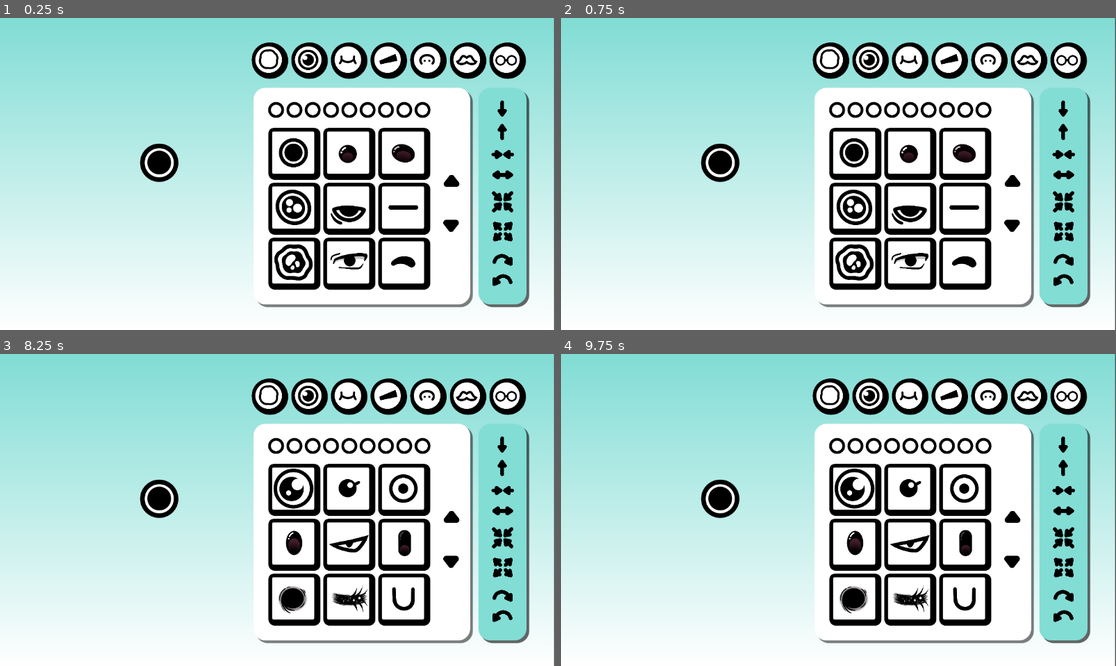
Above: before the commit, frames 1-4 (two rows, left to right).
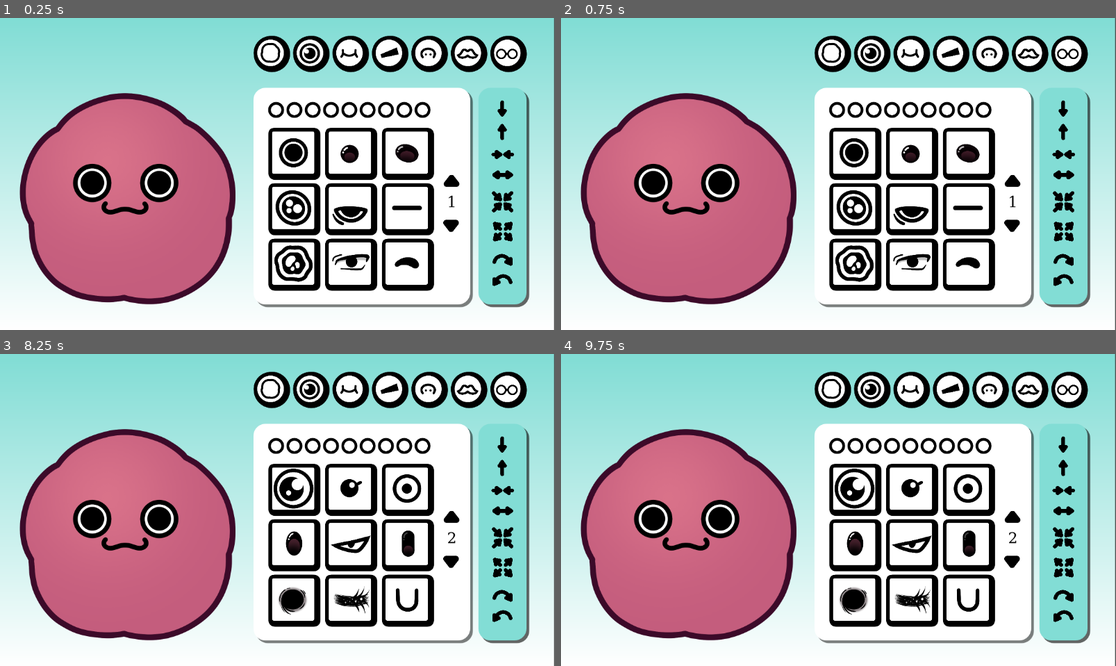
Above: after the commit, the same moments.

Repository: MoaOrLess/FloofMaker
Game: Godot game, scene res://SCENES/learning_2.tscn
Two runs of this game, one before a commit and one after it. Both use one fixed random seed, a clock stepped at 60 frames per second and the inputs below. This scene is started directly instead of the project's main scene.
Inputs (mouse positions are in pixels of both pictures, inside the frame that each line leads up to):
- Up to frame 1 (0.25 s): no input
- Up to frame 2 (0.75 s): click (855, 155) at 0.52 s
- Up to frame 3 (8.25 s): click (349, 491) at 1.27 s; click (405, 491) at 2.02 s; click (294, 544) at 2.77 s; click (349, 544) at 3.52 s; click (405, 544) at 4.27 s; click (294, 600) at 5.02 s; click (349, 600) at 5.77 s; click (405, 600) at 6.52 s; click (449, 516) at 7.25 s; click (449, 563) at 8 s
- Up to frame 4 (9.75 s): click (832, 397) at 8.77 s; click (871, 388) at 9.52 s

The runs differ from the first frame. In frame 1, 29% of the frame differs, in the area x 3-95%, y 5-92%; in frame 2, 29%; in frame 3, 29%; in frame 4, 29%.

Commit message:
Button art smaller and mouth body prefabs set up

Diff:
--- /dev/null
+++ b/SCENES/Body_prefab.tscn
@@ -0,0 +1,8 @@
+[gd_scene load_steps=2 format=3 uid="uid://b7mb1gq2r5806"]
+
+[ext_resource type="Texture2D" uid="uid://wvyqnci4huwn" path="res://ART/Body Classic.png" id="1_s4ui3"]
+
+[node name="BodyPrefab" type="Node2D"]
+
+[node name="BodySprite" type="Sprite2D" parent="."]
+texture = ExtResource("1_s4ui3")
--- a/SCENES/Button_prefab_1.tscn
+++ b/SCENES/Button_prefab_1.tscn
@@ -5,22 +5,17 @@
 [ext_resource type="Texture2D" uid="uid://cde7vehmjp1a7" path="res://ART/Button On.png" id="2_q2v3w"]
 [ext_resource type="Texture2D" uid="uid://m10updmwr6rc" path="res://ART/Eye Stare.png" id="3_g8ou5"]
 
-[node name="OptionButtonPrefab" type="Control"]
-layout_mode = 3
-anchors_preset = 0
-script = ExtResource("1_ve7tg")
-
-[node name="OptionButton" type="TextureButton" parent="."]
-layout_mode = 0
+[node name="OptionButton" type="TextureButton"]
 offset_right = 135.0
 offset_bottom = 135.0
 texture_normal = ExtResource("1_svggt")
 texture_pressed = ExtResource("2_q2v3w")
+script = ExtResource("1_ve7tg")
 
-[node name="OptionSprite" type="Sprite2D" parent="OptionButton"]
+[node name="OptionSprite" type="Sprite2D" parent="."]
 position = Vector2(145, 143)
 texture = ExtResource("3_g8ou5")
 
-[connection signal="button_down" from="OptionButton" to="." method="_on_option_button_button_down"]
-[connection signal="button_up" from="OptionButton" to="." method="_on_option_button_button_up"]
-[connection signal="pressed" from="OptionButton" to="." method="_on_option_button_pressed"]
+[connection signal="button_down" from="." to="." method="_on_button_down"]
+[connection signal="button_up" from="." to="." method="_on_button_up"]
+[connection signal="pressed" from="." to="." method="_on_pressed"]
--- a/SCENES/Button_prefab_2.tscn
+++ b/SCENES/Button_prefab_2.tscn
@@ -5,22 +5,17 @@
 [ext_resource type="Texture2D" uid="uid://buhgsv216h2ae" path="res://ART/Round Button On.png" id="3_ui6k6"]
 [ext_resource type="Texture2D" uid="uid://qq736aul3ary" path="res://ART/Body Icon.png" id="4_rdaw5"]
 
-[node name="CategoryButtonPrefab" type="Control"]
-layout_mode = 3
-anchors_preset = 0
-script = ExtResource("1_p4tqh")
-
-[node name="CategoryButton" type="TextureButton" parent="."]
-layout_mode = 0
+[node name="CategoryButton" type="TextureButton"]
 offset_right = 135.0
 offset_bottom = 135.0
 texture_normal = ExtResource("2_w7j8t")
 texture_pressed = ExtResource("3_ui6k6")
+script = ExtResource("1_p4tqh")
 
-[node name="CategorySprite" type="Sprite2D" parent="CategoryButton"]
-position = Vector2(142, 143)
+[node name="CategorySprite" type="Sprite2D" parent="."]
+position = Vector2(101, 105)
 texture = ExtResource("4_rdaw5")
 
-[connection signal="button_down" from="CategoryButton" to="." method="_on_option_button_button_down"]
-[connection signal="button_up" from="CategoryButton" to="." method="_on_option_button_button_up"]
-[connection signal="pressed" from="CategoryButton" to="." method="_on_option_button_pressed"]
+[connection signal="button_down" from="." to="." method="_on_button_down"]
+[connection signal="button_up" from="." to="." method="_on_button_up"]
+[connection signal="pressed" from="." to="." method="_on_pressed"]
--- /dev/null
+++ b/SCENES/Mouth_prefab.tscn
@@ -0,0 +1,8 @@
+[gd_scene load_steps=2 format=3 uid="uid://c8d2abrj4fajm"]
+
+[ext_resource type="Texture2D" uid="uid://drah0svuy34no" path="res://ART/Mouth Tree.png" id="1_ftqtr"]
+
+[node name="MouthPrefab" type="Node2D"]
+
+[node name="MouthSprite" type="Sprite2D" parent="."]
+texture = ExtResource("1_ftqtr")
--- a/SCENES/button_prefab_1.gd
+++ b/SCENES/button_prefab_1.gd
@@ -2,7 +2,7 @@
 
 
 @onready var option_button: TextureButton = $OptionButton
-@onready var option_sprite: Sprite2D = $OptionButton/OptionSprite
+@onready var option_sprite: Sprite2D = $OptionSprite
 
 var pos_offset = Vector2(10,10)
 var base_pos = Vector2(143,143)
@@ -17,12 +17,13 @@
 
 
 
-func _on_option_button_pressed() -> void:
-	pass
+func _on_pressed() -> void:
+	pass # Replace with function body.
 
-func _on_option_button_button_up() -> void:
+
+func _on_button_up() -> void:
 	option_sprite.position = base_pos
 
 
-func _on_option_button_button_down() -> void:
+func _on_button_down() -> void:
 	option_sprite.position = base_pos + pos_offset
--- a/SCENES/button_prefab_2.gd
+++ b/SCENES/button_prefab_2.gd
@@ -1,9 +1,10 @@
 extends Control
 
 
-var pos_offset = Vector2(10,10)
-var base_pos = Vector2(143,143)
-@onready var category_sprite: Sprite2D = $CategoryButton/CategorySprite
+var pos_offset = Vector2(8,7)
+var base_pos = Vector2(101,105)
+@onready var category_sprite: Sprite2D = $CategorySprite
+@onready var category_button: TextureButton = $"."
 @onready var LEARNING_2 = preload("res://SCENES/learning_2.tscn")
 
 func _ready() -> void:
@@ -15,12 +16,14 @@
 	pass
 
 
-func _on_option_button_pressed() -> void:
-	pass
 
-func _on_option_button_button_up() -> void:
+func _on_button_down() -> void:
+	category_sprite.position = base_pos + pos_offset
+
+
+func _on_button_up() -> void:
 	category_sprite.position = base_pos
 
 
-func _on_option_button_button_down() -> void:
-	category_sprite.position = base_pos + pos_offset
+func _on_pressed() -> void:
+	pass # Replace with function body.
--- /dev/null
+++ b/SCENES/eye_prefab.gd
@@ -0,0 +1,16 @@
+extends Node2D
+
+@onready var eye_sprite: Sprite2D = $EyeSprite
+const EYE_STARE = preload("res://ART/Eye Stare.png")
+
+# Called when the node enters the scene tree for the first time.
+func _ready() -> void:
+	var eye_mirror = Sprite2D.new()
+	add_child(eye_mirror)
+	eye_mirror.texture = EYE_STARE
+	eye_mirror.position = Vector2(-139,0)
+
+
+# Called every frame. 'delta' is the elapsed time since the previous frame.
+func _process(delta: float) -> void:
+	pass
--- a/SCENES/eye_prefab.tscn
+++ b/SCENES/eye_prefab.tscn
@@ -1,8 +1,10 @@
-[gd_scene load_steps=2 format=3 uid="uid://c87vojqg64ada"]
+[gd_scene load_steps=3 format=3 uid="uid://c87vojqg64ada"]
 
+[ext_resource type="Script" path="res://SCENES/eye_prefab.gd" id="1_gt2oi"]
 [ext_resource type="Texture2D" uid="uid://m10updmwr6rc" path="res://ART/Eye Stare.png" id="1_sstrx"]
 
 [node name="EyePrefab" type="Node2D"]
+script = ExtResource("1_gt2oi")
 
 [node name="EyeSprite" type="Sprite2D" parent="."]
 position = Vector2(139, 0)
--- a/SCENES/learning_2.gd
+++ b/SCENES/learning_2.gd
@@ -50,6 +50,8 @@
 const MOUTH_ICON = preload("res://ART/Mouth Icon.png")
 const NOSE_ICON = preload("res://ART/Nose Icon.png")
 
+@onready var page_number: Label = $"UI/MainPanel/Page Number"
+
 
 var EyeOption = [EYE_STARE, EYE_ROUND, EYE_CLASSIC, EYE_BIG, EYE_DONE, EYE_LINE_,EYE_WOBLE, EYE_ANIME,
 EYE_BLINK, EYE_CROSSED, EYE_GURL, EYE_INTENSE, EYE_KIRBY, EYE_SHARP, EYE_TIC_TAC, EYE_TRAUMA, EYE_TWINKLE, EYE_U]
@@ -61,6 +63,10 @@
 
 var page_index
 var page = 0
+var EYES
+var MOUTHS
+var category_index
+
 
 # Called when the node enters the scene tree for the first time.
 func _ready() -> void:
@@ -70,49 +76,65 @@
 
 # Called every frame. 'delta' is the elapsed time since the previous frame.
 func _process(delta: float) -> void:
-	print(page_index)
+	number_page()
+
+func number_page():
+	page_number.text = str(page + 1)
 
 func create_eye_option_buttons():
 	for index_on_page in 9:
-			var button = BUTTON_PREFAB.instantiate()
-			var sprite = button.get_node("OptionButton/OptionSprite")
-			var index = index_on_page + (page * 9)
-			if index >= EyeOption.size():
-				break
-			sprite.texture = EyeOption[index]
-			option_container.add_child(button)
+		var button = BUTTON_PREFAB.instantiate()
+		var sprite = button.get_node("OptionSprite")
+		var index = index_on_page + (page * 9)
+		if index >= EyeOption.size():
+			break
+		sprite.texture = EyeOption[index]
+		option_container.add_child(button)
 
 
-func clear_eye_option_buttons():
+func clear_option_buttons():
 	for child in option_container.get_children():
 		option_container.remove_child(child)
 
 
 func create_mouth_option_buttons():
-	for mouth_sprite in MouthOption:
+	for index_on_page in 9:
 		var button = BUTTON_PREFAB.instantiate()
-		var sprite = button.get_node("OptionButton/OptionSprite")
-		sprite.texture = mouth_sprite
-		#sprite.scale = Vector2(0.85,0.85)
+		var sprite = button.get_node("OptionSprite")
+		var index = index_on_page + (page * 9)
+		if index >= MouthOption.size():
+			break
+		sprite.texture = MouthOption[index]
 		option_container.add_child(button)
 
+#func create_mouth_option_buttons():
+	#for mouth_sprite in MouthOption:
+		#var button = BUTTON_PREFAB.instantiate()
+		#var sprite = button.get_node("OptionButton/OptionSprite")
+		#sprite.texture = mouth_sprite
+		#sprite.scale = Vector2(0.85,0.85)
+		#option_container.add_child(button)
+
 func create_Icon_option_buttons():
-	for category_sprite in CategoryOption:
+	for category_index in 7:
 		var roundButton = ROUND_BUTTON_PREFAB.instantiate()
-		var categorysprite = roundButton.get_node("CategoryButton/CategorySprite")
-		categorysprite.texture = category_sprite
+		var categorysprite = roundButton.get_node("CategorySprite")
+		categorysprite.texture = CategoryOption[category_index]
 		#sprite.scale = Vector2(0.85,0.85)
 		h_box_container.add_child(roundButton)
+		roundButton.pressed.connect(category_button_pressed.bind(category_index))
+		print(category_index)
 
 
 func page_mouth():
+	clear_option_buttons()
 	create_mouth_option_buttons()
 
 
 func _on_page_up_pressed() -> void:
 	if page > 0:
 		page -= 1
-		clear_eye_option_buttons()
+		clear_option_buttons()
 		create_eye_option_buttons()
 
 
@@ -120,5 +142,13 @@
 func _on_page_down_pressed() -> void:
 	if (page + 1) * 9 < EyeOption.size():
 		page += 1
-		clear_eye_option_buttons()
+		clear_option_buttons()
 		create_eye_option_buttons()
+
+
+func category_button_pressed():
+	print("works")
+	if category_index == 0:
+		print("WORKS")
+	if  CategoryOption[1]:
+		print("WORKSSSSSSSSSSS")
--- a/SCENES/learning_2.tscn
+++ b/SCENES/learning_2.tscn
@@ -11,6 +11,8 @@
 [ext_resource type="Texture2D" uid="uid://bhnkuevux1xvj" path="res://ART/Arrow Grow.png" id="6_66r7e"]
 [ext_resource type="Texture2D" uid="uid://2snsbexgctnm" path="res://ART/Arrow Rotate.png" id="7_q66o3"]
 [ext_resource type="PackedScene" uid="uid://c87vojqg64ada" path="res://SCENES/eye_prefab.tscn" id="9_kudht"]
+[ext_resource type="PackedScene" uid="uid://b7mb1gq2r5806" path="res://SCENES/Body_prefab.tscn" id="10_oeyuo"]
+[ext_resource type="PackedScene" uid="uid://c8d2abrj4fajm" path="res://SCENES/Mouth_prefab.tscn" id="11_32im6"]
 
 [sub_resource type="Gradient" id="Gradient_hgyj7"]
 colors = PackedColorArray(0.505882, 0.866667, 0.835294, 1, 1, 1, 1, 1)
@@ -32,6 +34,166 @@
 shadow_size = 1
 shadow_offset = Vector2(5, 5)
 
+[sub_resource type="FontFile" id="FontFile_nelsi"]
+cache/0/16/0/ascent = 0.0
+cache/0/16/0/descent = 0.0
+cache/0/16/0/underline_position = 0.0
+cache/0/16/0/underline_thickness = 0.0
+cache/0/16/0/scale = 1.0
+cache/0/26/0/ascent = 0.0
+cache/0/26/0/descent = 0.0
+cache/0/26/0/underline_position = 0.0
+cache/0/26/0/underline_thickness = 0.0
+cache/0/26/0/scale = 1.0
+cache/0/31/0/ascent = 0.0
+cache/0/31/0/descent = 0.0
+cache/0/31/0/underline_position = 0.0
+cache/0/31/0/underline_thickness = 0.0
+cache/0/31/0/scale = 1.0
+cache/0/41/0/ascent = 0.0
+cache/0/41/0/descent = 0.0
+cache/0/41/0/underline_position = 0.0
+cache/0/41/0/underline_thickness = 0.0
+cache/0/41/0/scale = 1.0
+cache/0/56/0/ascent = 0.0
+cache/0/56/0/descent = 0.0
+cache/0/56/0/underline_position = 0.0
+cache/0/56/0/underline_thickness = 0.0
+cache/0/56/0/scale = 1.0
+cache/0/61/0/ascent = 0.0
+cache/0/61/0/descent = 0.0
+cache/0/61/0/underline_position = 0.0
+cache/0/61/0/underline_thickness = 0.0
+cache/0/61/0/scale = 1.0
+cache/0/66/0/ascent = 0.0
+cache/0/66/0/descent = 0.0
+cache/0/66/0/underline_position = 0.0
+cache/0/66/0/underline_thickness = 0.0
+cache/0/66/0/scale = 1.0
+cache/0/81/0/ascent = 0.0
+cache/0/81/0/descent = 0.0
+cache/0/81/0/underline_position = 0.0
+cache/0/81/0/underline_thickness = 0.0
+cache/0/81/0/scale = 1.0
+cache/0/86/0/ascent = 0.0
+cache/0/86/0/descent = 0.0
+cache/0/86/0/underline_position = 0.0
+cache/0/86/0/underline_thickness = 0.0
+cache/0/86/0/scale = 1.0
+cache/0/111/0/ascent = 0.0
+cache/0/111/0/descent = 0.0
+cache/0/111/0/underline_position = 0.0
+cache/0/111/0/underline_thickness = 0.0
+cache/0/111/0/scale = 1.0
+cache/0/116/0/ascent = 0.0
+cache/0/116/0/descent = 0.0
+cache/0/116/0/underline_position = 0.0
+cache/0/116/0/underline_thickness = 0.0
+cache/0/116/0/scale = 1.0
+cache/0/126/0/ascent = 0.0
+cache/0/126/0/descent = 0.0
+cache/0/126/0/underline_position = 0.0
+cache/0/126/0/underline_thickness = 0.0
+cache/0/126/0/scale = 1.0
+cache/0/131/0/ascent = 0.0
+cache/0/131/0/descent = 0.0
+cache/0/131/0/underline_position = 0.0
+cache/0/131/0/underline_thickness = 0.0
+cache/0/131/0/scale = 1.0
+cache/0/121/0/ascent = 0.0
+cache/0/121/0/descent = 0.0
+cache/0/121/0/underline_position = 0.0
+cache/0/121/0/underline_thickness = 0.0
+cache/0/121/0/scale = 1.0
+cache/0/101/0/ascent = 0.0
+cache/0/101/0/descent = 0.0
+cache/0/101/0/underline_position = 0.0
+cache/0/101/0/underline_thickness = 0.0
+cache/0/101/0/scale = 1.0
+cache/0/76/0/ascent = 0.0
+cache/0/76/0/descent = 0.0
+cache/0/76/0/underline_position = 0.0
+cache/0/76/0/underline_thickness = 0.0
+cache/0/76/0/scale = 1.0
+cache/0/71/0/ascent = 0.0
+cache/0/71/0/descent = 0.0
+cache/0/71/0/underline_position = 0.0
+cache/0/71/0/underline_thickness = 0.0
+cache/0/71/0/scale = 1.0
+cache/0/51/0/ascent = 0.0
+cache/0/51/0/descent = 0.0
+cache/0/51/0/underline_position = 0.0
+cache/0/51/0/underline_thickness = 0.0
+cache/0/51/0/scale = 1.0
+cache/0/46/0/ascent = 0.0
+cache/0/46/0/descent = 0.0
+cache/0/46/0/underline_position = 0.0
+cache/0/46/0/underline_thickness = 0.0
+cache/0/46/0/scale = 1.0
+cache/0/36/0/ascent = 0.0
+cache/0/36/0/descent = 0.0
+cache/0/36/0/underline_position = 0.0
+cache/0/36/0/underline_thickness = 0.0
+cache/0/36/0/scale = 1.0
+cache/0/96/0/ascent = 0.0
+cache/0/96/0/descent = 0.0
+cache/0/96/0/underline_position = 0.0
+cache/0/96/0/underline_thickness = 0.0
+cache/0/96/0/scale = 1.0
+cache/0/106/0/ascent = 0.0
+cache/0/106/0/descent = 0.0
+cache/0/106/0/underline_position = 0.0
+cache/0/106/0/underline_thickness = 0.0
+cache/0/106/0/scale = 1.0
+cache/0/91/0/ascent = 0.0
+cache/0/91/0/descent = 0.0
+cache/0/91/0/underline_position = 0.0
+cache/0/91/0/underline_thickness = 0.0
+cache/0/91/0/scale = 1.0
+cache/0/136/0/ascent = 0.0
+cache/0/136/0/descent = 0.0
+cache/0/136/0/underline_position = 0.0
+cache/0/136/0/underline_thickness = 0.0
+cache/0/136/0/scale = 1.0
+cache/0/141/0/ascent = 0.0
+cache/0/141/0/descent = 0.0
+cache/0/141/0/underline_position = 0.0
+cache/0/141/0/underline_thickness = 0.0
+cache/0/141/0/scale = 1.0
+cache/0/146/0/ascent = 0.0
+cache/0/146/0/descent = 0.0
+cache/0/146/0/underline_position = 0.0
+cache/0/146/0/underline_thickness = 0.0
+cache/0/146/0/scale = 1.0
+cache/0/156/0/ascent = 0.0
+cache/0/156/0/descent = 0.0
+cache/0/156/0/underline_position = 0.0
+cache/0/156/0/underline_thickness = 0.0
+cache/0/156/0/scale = 1.0
+cache/0/161/0/ascent = 0.0
+cache/0/161/0/descent = 0.0
+cache/0/161/0/underline_position = 0.0
+cache/0/161/0/underline_thickness = 0.0
+cache/0/161/0/scale = 1.0
+cache/0/166/0/ascent = 0.0
+cache/0/166/0/descent = 0.0
+cache/0/166/0/underline_position = 0.0
+cache/0/166/0/underline_thickness = 0.0
+cache/0/166/0/scale = 1.0
+cache/0/171/0/ascent = 0.0
+cache/0/171/0/descent = 0.0
+cache/0/171/0/underline_position = 0.0
+cache/0/171/0/underline_thickness = 0.0
+cache/0/171/0/scale = 1.0
+cache/0/181/0/ascent = 0.0
+cache/0/181/0/descent = 0.0
+cache/0/181/0/underline_position = 0.0
+cache/0/181/0/underline_thickness = 0.0
+cache/0/181/0/scale = 1.0
+
+[sub_resource type="Theme" id="Theme_ud7l4"]
+default_font = SubResource("FontFile_nelsi")
+
 [sub_resource type="StyleBoxFlat" id="StyleBoxFlat_6mxl8"]
 bg_color = Color(0.509804, 0.866667, 0.835294, 1)
 corner_radius_top_left = 25
@@ -74,8 +236,8 @@
 offset_right = 1032.0
 offset_bottom = 1072.0
 scale = Vector2(0.38, 0.38)
-theme_override_constants/h_separation = 300
-theme_override_constants/v_separation = 300
+theme_override_constants/h_separation = 10
+theme_override_constants/v_separation = 3
 columns = 3
 
 [node name="PageUp" type="TextureButton" parent="UI/MainPanel"]
@@ -97,14 +259,27 @@
 texture_normal = ExtResource("2_5ownq")
 flip_v = true
 
+[node name="Page Number" type="Label" parent="UI/MainPanel"]
+layout_mode = 0
+offset_left = 392.0
+offset_top = 218.0
+offset_right = 432.0
+offset_bottom = 260.0
+theme = SubResource("Theme_ud7l4")
+theme_override_colors/font_color = Color(0, 0, 0, 1)
+theme_override_font_sizes/font_size = 31
+text = "1"
+horizontal_alignment = 1
+vertical_alignment = 1
+
 [node name="HBoxContainer" type="HBoxContainer" parent="UI"]
 layout_mode = 0
-offset_left = 508.0
+offset_left = 526.0
 offset_top = 36.0
-offset_right = 1918.0
-offset_bottom = 76.0
+offset_right = 1885.0
+offset_bottom = 256.0
 scale = Vector2(0.35, 0.35)
-theme_override_constants/separation = 235
+theme_override_constants/separation = 14
 
 [node name="SidePanel" type="Panel" parent="UI"]
 layout_mode = 0
@@ -268,8 +443,16 @@
 scale = Vector2(0.4, 0.4)
 texture = ExtResource("4_8dvh8")
 
+[node name="BodyPrefab" parent="UI" instance=ExtResource("10_oeyuo")]
+position = Vector2(260, 346)
+scale = Vector2(0.5, 0.5)
+
 [node name="EyePrefab" parent="UI" instance=ExtResource("9_kudht")]
-position = Vector2(261, 300)
+position = Vector2(261, 342)
+scale = Vector2(0.5, 0.5)
+
+[node name="MouthPrefab" parent="UI" instance=ExtResource("11_32im6")]
+position = Vector2(260, 395)
 scale = Vector2(0.5, 0.5)
 
 [node name="UiLook" type="Sprite2D" parent="UI"]
Binary file changed: ART/Body Icon.png
Binary file changed: ART/Brow Icon.png
Binary file changed: ART/Extra Icon.png
Binary file changed: ART/Eye Icon.png
Binary file changed: ART/Hair Icon.png
Binary file changed: ART/Mouth Icon.png
Binary file changed: ART/Nose Icon.png
Binary file changed: ART/Round Button Off.png
Binary file changed: ART/Round Button On.png
Not shown: 1 places in SCENES/learning_2.tscn that only renumber resources
Not shown, added: ART/Bod390F.tmp
Not shown, added: ART/Bod6129.tmp
